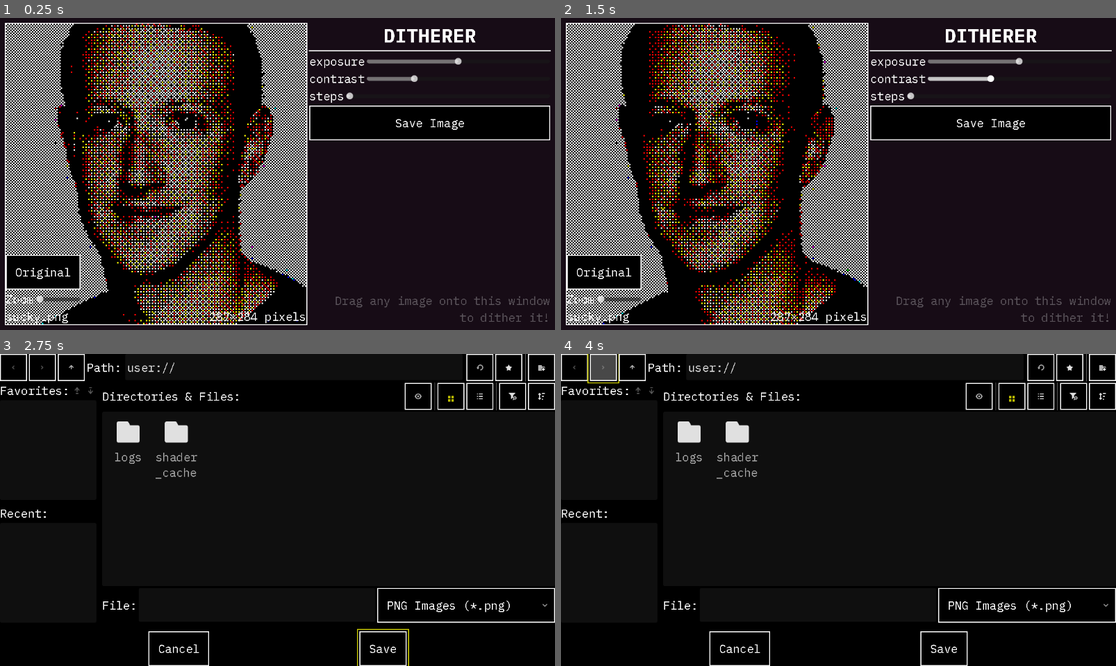
Above: before the commit, frames 1-4 (two rows, left to right).
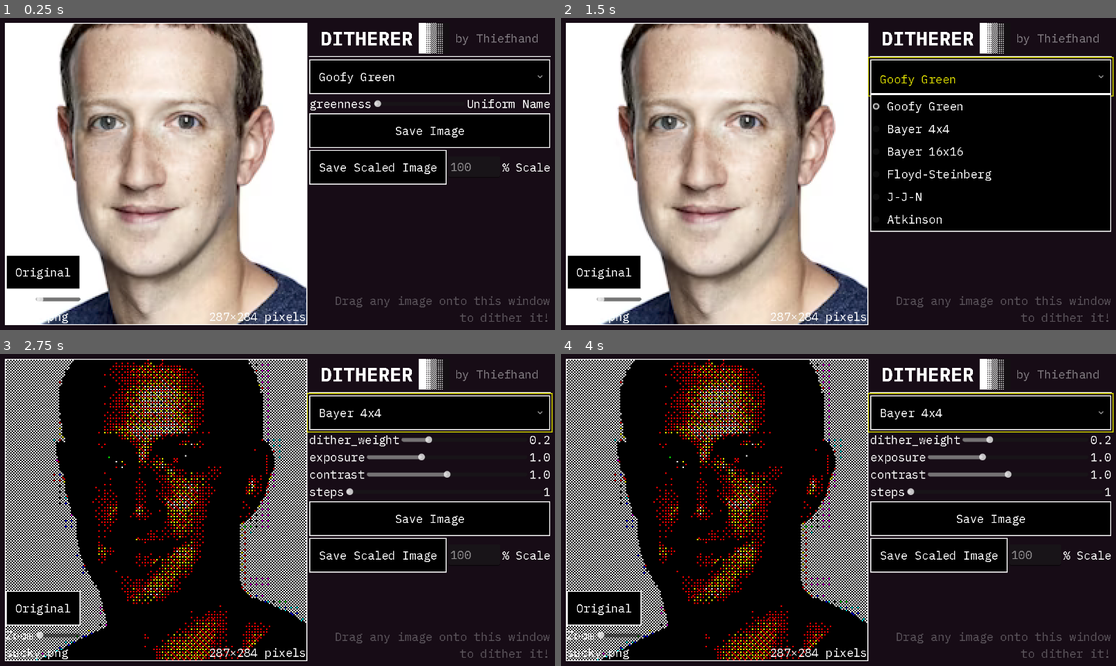
Above: after the commit, the same moments.

Repository: thiefhand/ditherer
Game: Godot game, scene res://ditherer_root.tscn
The game is run twice, just before and just after one commit, with the same random seed, the same clock (stepped at 60 frames per second) and the same inputs.
Inputs (mouse positions are in pixels of both pictures, inside the frame that each line leads up to):
- Up to frame 1 (0.25 s): no input
- Up to frame 2 (1.5 s): click "Original" at 0.5 s; click (988, 77) at 1.25 s, where only the run after the commit has a clickable "Goofy Green"
- Up to frame 3 (2.75 s): click "Save Image" at 2 s
- Up to frame 4 (4 s): click (988, 413) at 2.75 s, where only the run after the commit has a clickable "Bayer 4x4"; click (605, 366) at 3.52 s

The runs differ from the first frame. In frame 1, 50% of the frame differs, in the area x 1-100%, y 1-99%; in frame 2, 50%; in frame 3, 26%; in frame 4, 26%.

Commit message:
[algos] added new algorithms, general polish

Diff:
--- /dev/null
+++ b/main_view/algos/algo.gd
@@ -0,0 +1,37 @@
+extends Resource
+class_name Algo
+
+func quantize(value: float, steps: float) -> float:
+	return floor(value * steps) / steps
+
+func quantize_color(color: Color, steps: float) -> Color:
+	return Color(
+		quantize(color.r, steps),
+		quantize(color.g, steps),
+		quantize(color.b, steps),
+		color.a
+	)
+
+func quantize_bw_color(color: Color) -> Color:
+	if color.r + color.g + color.b > 1.5:
+		return Color.WHITE
+	else:
+		return Color.BLACK
+
+func bw_color(color: Color) -> Color:
+	return Color(
+		(color.r + color.g + color.b) / 3.0,
+		(color.r + color.g + color.b) / 3.0,
+		(color.r + color.g + color.b) / 3.0,
+		color.a
+	)
+
+func adjust_pixel(image: Image, x: int, y: int, amount: Color):
+	if x >= 0 and x < image.get_width() and y >= 0 and y < image.get_height():
+		image.set_pixel(x, y, image.get_pixel(x, y) + amount)
+
+func get_display_name() -> String:
+	return "Algo"
+
+func dither(image: Image) -> Image:
+	return image
--- /dev/null
+++ b/main_view/algos/atkinson.gd
@@ -0,0 +1,25 @@
+extends Algo
+class_name Atkinson
+
+@export_range(1, 10, 1) var steps: int = 1
+
+func get_display_name() -> String:
+	return "Atkinson"
+
+func dither(image: Image) -> Image:
+	var working_image = image.duplicate()
+	for x in range(image.get_width()):
+		for y in range(image.get_height()):
+			var src_color = working_image.get_pixel(x, y)
+			var quant_color = quantize_color(src_color, steps)
+			var error = src_color - quant_color
+
+			working_image.set_pixel(x, y, quant_color)
+			adjust_pixel(working_image, x + 1, y + 0, error * (1.0 / 8.0))
+			adjust_pixel(working_image, x + 2, y + 0, error * (1.0 / 8.0))
+			adjust_pixel(working_image, x - 1, y + 1, error * (1.0 / 8.0))
+			adjust_pixel(working_image, x + 0, y + 1, error * (1.0 / 8.0))
+			adjust_pixel(working_image, x + 1, y + 1, error * (1.0 / 8.0))
+			adjust_pixel(working_image, x + 0, y + 2, error * (1.0 / 8.0))
+
+	return working_image
--- /dev/null
+++ b/main_view/algos/bayer_16.gd
@@ -0,0 +1,57 @@
+extends Algo
+class_name Bayer16
+
+const MATRIX = [
+	0, 128, 32, 160, 8, 136, 40, 168, 2, 130, 34, 162, 10, 138, 42, 170,
+	192, 64, 224, 96, 200, 72, 232, 104, 194, 66, 226, 98, 202, 74, 234, 106,
+	48, 176, 16, 144, 56, 184, 24, 152, 50, 178, 18, 146, 58, 186, 26, 154,
+	240, 112, 208, 80, 248, 120, 216, 88, 242, 114, 210, 82, 250, 122, 218, 90,
+	12, 140, 44, 172, 4, 132, 36, 164, 14, 142, 46, 174, 6, 134, 38, 166,
+	204, 76, 236, 108, 196, 68, 228, 100, 206, 78, 238, 110, 198, 70, 230, 102,
+	60, 188, 28, 156, 52, 180, 20, 148, 62, 190, 30, 158, 54, 182, 22, 150,
+	252, 124, 220, 92, 244, 116, 212, 84, 254, 126, 222, 94, 246, 118, 214, 86,
+	3, 131, 35, 163, 11, 139, 43, 171, 1, 129, 33, 161, 9, 137, 41, 169,
+	195, 67, 227, 99, 203, 75, 235, 107, 193, 65, 225, 97, 201, 73, 233, 105,
+	51, 179, 19, 147, 59, 187, 27, 155, 49, 177, 17, 145, 57, 185, 25, 153,
+	243, 115, 211, 83, 251, 123, 219, 91, 241, 113, 209, 81, 249, 121, 217, 89,
+	15, 143, 47, 175, 7, 135, 39, 167, 13, 141, 45, 173, 5, 133, 37, 165,
+	207, 79, 239, 111, 199, 71, 231, 103, 205, 77, 237, 109, 197, 69, 229, 101,
+	63, 191, 31, 159, 55, 183, 23, 151, 61, 189, 29, 157, 53, 181, 21, 149,
+	255, 127, 223, 95, 247, 119, 215, 87, 253, 125, 221, 93, 245, 117, 213, 85
+]
+
+
+@export_range(0, 1, 0.05) var dither_weight: float = 0.2
+@export_range(0, 3, 0.05) var exposure: float = 1.0
+@export_range(0, 2, 0.05) var contrast: float = 1.0
+@export_range(1, 24, 1) var steps: int = 1
+
+func get_display_name() -> String:
+	return "Bayer 16x16"
+
+func quantize(value: float, steps: float) -> float:
+	return floor(value * steps) / steps
+
+func dither(image: Image) -> Image:
+	var working_image = image.duplicate()
+	for x in range(image.get_width()):
+		for y in range(image.get_height()):
+			var mat_sample = (MATRIX[(y % 16) * 16 + (x % 16)] / 256.0) * 2.0 - 1.0
+			var src_color: Color = image.get_pixel(x, y)
+			src_color = src_color * exposure
+			src_color = Color(
+				pow(src_color.r, contrast),
+				pow(src_color.g, contrast),
+				pow(src_color.b, contrast),
+				src_color.a
+			)
+
+			var dst_color = Color(
+				quantize(src_color.r + mat_sample * dither_weight, steps),
+				quantize(src_color.g + mat_sample * dither_weight, steps),
+				quantize(src_color.b + mat_sample * dither_weight, steps),
+				src_color.a
+			)
+			working_image.set_pixel(x, y, dst_color)
+
+	return working_image
--- /dev/null
+++ b/main_view/algos/bayer_4.gd
@@ -0,0 +1,41 @@
+extends Algo
+class_name Bayer4
+
+const MATRIX = [
+	0, 12, 3, 15,
+	8, 4, 11, 7,
+	2, 14, 1, 13,
+	10, 6, 9, 5
+]
+
+@export_range(0, 1, 0.05) var dither_weight: float = 0.2
+@export_range(0, 3, 0.05) var exposure: float = 1.0
+@export_range(0, 2, 0.05) var contrast: float = 1.0
+@export_range(1, 24, 1) var steps: int = 1
+
+func get_display_name() -> String:
+	return "Bayer 4x4"
+
+func dither(image: Image) -> Image:
+	var working_image = image.duplicate()
+	for x in range(image.get_width()):
+		for y in range(image.get_height()):
+			var mat_sample = (MATRIX[(y % 4) * 4 + (x % 4)] / 16.0) * 2.0 - 1.0
+			var src_color: Color = image.get_pixel(x, y)
+			src_color = src_color * exposure
+			src_color = Color(
+				pow(src_color.r, contrast),
+				pow(src_color.g, contrast),
+				pow(src_color.b, contrast),
+				src_color.a
+			)
+
+			var dst_color = Color(
+				quantize(src_color.r + mat_sample * dither_weight, steps),
+				quantize(src_color.g + mat_sample * dither_weight, steps),
+				quantize(src_color.b + mat_sample * dither_weight, steps),
+				src_color.a
+			)
+			working_image.set_pixel(x, y, dst_color)
+
+	return working_image
--- /dev/null
+++ b/main_view/algos/floyd_steinberg.gd
@@ -0,0 +1,23 @@
+extends Algo
+class_name FloydSteinberg
+
+@export_range(1, 10, 1) var steps: int = 1
+
+func get_display_name() -> String:
+	return "Floyd-Steinberg"
+
+func dither(image: Image) -> Image:
+	var working_image = image.duplicate()
+	for x in range(image.get_width()):
+		for y in range(image.get_height()):
+			var src_color = working_image.get_pixel(x, y)
+			var quant_color = quantize_color(src_color, steps)
+			var error = src_color - quant_color
+
+			working_image.set_pixel(x, y, quant_color)
+			adjust_pixel(working_image, x - 1, y + 1, error * (3.0 / 16.0))
+			adjust_pixel(working_image, x - 0, y + 1, error * (5.0 / 16.0))
+			adjust_pixel(working_image, x + 1, y + 1, error * (1.0 / 16.0))
+			adjust_pixel(working_image, x + 1, y + 0, error * (7.0 / 16.0))
+
+	return working_image
--- /dev/null
+++ b/main_view/algos/goofy_green_algo.gd
@@ -0,0 +1,19 @@
+extends Algo
+class_name GoofyGreenAlgo
+
+@export_range(0, 2, 0.1) var greenness: float = 0
+
+func get_display_name() -> String:
+    return "Goofy Green"
+
+func dither(image: Image) -> Image:
+    var working_image = image.duplicate()
+    for x in range(image.get_width()):
+        for y in range(image.get_height()):
+            var src_color: Color = image.get_pixel(x, y)
+
+            src_color.g += greenness
+
+            working_image.set_pixel(x, y, src_color)
+
+    return working_image
--- /dev/null
+++ b/main_view/algos/jjn.gd
@@ -0,0 +1,31 @@
+extends Algo
+class_name JJN
+
+@export_range(1, 10, 1) var steps: int = 1
+
+func get_display_name() -> String:
+	return "J-J-N"
+
+func dither(image: Image) -> Image:
+	var working_image = image.duplicate()
+	for x in range(image.get_width()):
+		for y in range(image.get_height()):
+			var src_color = working_image.get_pixel(x, y)
+			var quant_color = quantize_color(src_color, steps)
+			var error = src_color - quant_color
+
+			working_image.set_pixel(x, y, quant_color)
+			adjust_pixel(working_image, x + 1, y + 0, error * (7.0 / 48.0))
+			adjust_pixel(working_image, x + 2, y + 0, error * (5.0 / 48.0))
+			adjust_pixel(working_image, x - 2, y + 1, error * (3.0 / 48.0))
+			adjust_pixel(working_image, x - 1, y + 1, error * (5.0 / 48.0))
+			adjust_pixel(working_image, x - 0, y + 1, error * (7.0 / 48.0))
+			adjust_pixel(working_image, x + 1, y + 1, error * (5.0 / 48.0))
+			adjust_pixel(working_image, x + 2, y + 1, error * (3.0 / 48.0))
+			adjust_pixel(working_image, x - 2, y + 2, error * (1.0 / 48.0))
+			adjust_pixel(working_image, x - 1, y + 2, error * (3.0 / 48.0))
+			adjust_pixel(working_image, x - 0, y + 2, error * (5.0 / 48.0))
+			adjust_pixel(working_image, x + 1, y + 2, error * (3.0 / 48.0))
+			adjust_pixel(working_image, x + 2, y + 2, error * (1.0 / 48.0))
+
+	return working_image
--- a/main_view/float_uniform_control.gd
+++ b/main_view/float_uniform_control.gd
@@ -1,6 +1,7 @@
 extends UniformControl
 
 @export var name_label: Label
+@export var value_label: Label
 @export var slider: HSlider
 
 func _ready() -> void:
@@ -12,6 +13,7 @@
 func set_uniform_value(value: Variant):
 	if value:
 		slider.value = value
+		value_label.text = str(value)
 
 func set_uniform_hint(hint: int, hint_string: String):
 	match hint:
@@ -19,7 +21,9 @@
 			var bounds = hint_string.split_floats(",", false)
 			slider.min_value = bounds[0]
 			slider.max_value = bounds[1]
-			slider.step = bounds[2]
+			if bounds.size() > 2:
+				slider.step = bounds[2]
 
 func _on_value_changed(value: float):
 	uniform_value_changed.emit(value)
+	value_label.text = str(value)
--- a/main_view/float_uniform_control.tscn
+++ b/main_view/float_uniform_control.tscn
@@ -3,12 +3,13 @@
 [ext_resource type="Theme" uid="uid://dga63ewni6evh" path="res://ui/meta_menu_theme.tres" id="1_ui1i6"]
 [ext_resource type="Script" uid="uid://cadfu5h8ckceg" path="res://main_view/float_uniform_control.gd" id="2_qkebx"]
 
-[node name="FloatUniformControl" type="HBoxContainer" node_paths=PackedStringArray("name_label", "slider")]
+[node name="FloatUniformControl" type="HBoxContainer" node_paths=PackedStringArray("name_label", "value_label", "slider")]
 offset_right = 185.0
 offset_bottom = 32.0
 theme = ExtResource("1_ui1i6")
 script = ExtResource("2_qkebx")
 name_label = NodePath("Label")
+value_label = NodePath("Value")
 slider = NodePath("HSlider")
 
 [node name="Label" type="Label" parent="."]
@@ -19,3 +20,7 @@
 layout_mode = 2
 size_flags_horizontal = 3
 size_flags_vertical = 1
+
+[node name="Value" type="Label" parent="."]
+layout_mode = 2
+text = "Uniform Name"
--- a/main_view/main_view.gd
+++ b/main_view/main_view.gd
@@ -6,71 +6,70 @@
 @export var show_original_button: BaseButton
 @export var dithered_sprite: Sprite2D
 @export var save_button: BaseButton
+@export var save_scaled_button: BaseButton
+@export var scale_input: TextEdit
 @export var settings_container: Control
 @export var control_types: Dictionary[Variant.Type, PackedScene]
 @export var viewport: SubViewport
 @export var file_dialog: FileDialog
+@export var current_algo: Algo
+@export var algos: Array[Algo]
+@export var algo_option_button: OptionButton
 
-var _dither_material: ShaderMaterial
+var _base_image: Image
+var _base_image_path: String
 
 func _ready() -> void:
 	get_viewport().files_dropped.connect(on_files_dropped)
 	save_button.pressed.connect(_on_save_pressed)
+	save_scaled_button.pressed.connect(_on_save_scaled_pressed)
 	zoom_slider.value_changed.connect(_on_zoom_slider_value_changed)
 	zoom_slider.value = dithered_sprite.scale.x
 	show_original_button.button_down.connect(_on_show_original_state_changed.bind(true))
 	show_original_button.button_up.connect(_on_show_original_state_changed.bind(false))
 
-	load_texture("sucky.png", load("res://main_view/sucky.png"))
+	load_base_image("sucky.png", load("res://main_view/sucky.png").get_image())
+	set_image_to_base()
 
-	_generate_settings()
+	for algo in algos:
+		algo_option_button.add_item(algo.get_display_name())
+	algo_option_button.item_selected.connect(_on_item_selected)
+	_on_item_selected(0)
 
-	file_dialog.connect("file_selected", _on_file_selected)
+	set_image(_base_image_path, _run_algo())
 
-func load_texture(image_path: String, texture: Texture2D):
+func load_base_image(image_path: String, image: Image):
+	_base_image_path = image_path
+	_base_image = image
+
+func set_image_to_base():
+	set_image(_base_image_path, _base_image)
+
+func set_image(image_path: String, image: Image):
 	image_path_label.text = image_path
-	dithered_sprite.texture = texture
-	image_info_label.text = str(int(texture.get_size().x)) + "×" + str(int(texture.get_size().y)) + " pixels"
+	dithered_sprite.texture = ImageTexture.create_from_image(image)
+	image_info_label.text = str(int(image.get_size().x)) + "×" + str(int(image.get_size().y)) + " pixels"
 
 func _generate_settings():
-	var shad_mat: ShaderMaterial = dithered_sprite.material as ShaderMaterial
-	for uniform in shad_mat.shader.get_shader_uniform_list():
-		print(uniform)
+	for child in settings_container.get_children():
+		child.queue_free()
 
+	for uniform in current_algo.get_property_list():
 		if control_types.has(uniform["type"]):
 			var control_scene = control_types[uniform["type"]]
 			var control: UniformControl = control_scene.instantiate()
 
 			control.set_uniform_name(uniform["name"])
 			control.set_uniform_hint(uniform["hint"], uniform["hint_string"])
-			control.set_uniform_value(shad_mat.get_shader_parameter(uniform["name"]))
+			control.set_uniform_value(current_algo.get(uniform["name"]))
 			control.uniform_value_changed.connect(_on_control_uniform_value_changed.bind(uniform["name"]))
 
 			settings_container.add_child(control)
 
-# func do_dither():
-# 	var spr_w = dithered_sprite.texture.get_width()
-# 	var spr_h = dithered_sprite.texture.get_height()
+func _run_algo() -> Image:
+	return current_algo.dither(_base_image)
 
-# 	dithered_sprite.scale = Vector2.ONE
-# 	await RenderingServer.frame_post_draw
-# 	var src_img = viewport.get_texture().get_image()
-# 	src_img.save_png("user://source.png")
-# 	var src_rect = Rect2i(
-# 		float(src_img.get_width()) / 2.0 - float(spr_w) / 2.0,
-# 		float(src_img.get_height()) / 2.0 - float(spr_h) / 2.0,
-# 		spr_w, spr_h
-# 	)
-# 	print(src_rect)
-# 	var dst_img = Image.create(spr_w, spr_h, false, src_img.get_format())
-# 	dst_img.blit_rect(src_img, src_rect, Vector2i.ZERO)
-# 	dst_img.save_png("user://dest.png")
-# 	load_texture("the ether", ImageTexture.create_from_image(dst_img))
-
-# func _on_dither_pressed():
-# 	do_dither()
-
-func save_to_png(path: String):
+func save_to_png(path: String, scale: float = 1.0):
 	var spr_w = dithered_sprite.texture.get_width()
 	var spr_h = dithered_sprite.texture.get_height()
 	var og_scale = dithered_sprite.scale
@@ -85,6 +84,7 @@
 	)
 	var dst_img = Image.create(spr_w, spr_h, false, src_img.get_format())
 	dst_img.blit_rect(src_img, src_rect, Vector2i.ZERO)
+	dst_img.resize(dst_img.get_width() * scale, dst_img.get_height() * scale, Image.INTERPOLATE_NEAREST)
 
 	dst_img.save_png(path)
 
@@ -96,24 +96,52 @@
 	file_dialog.size = get_viewport_rect().size
 	file_dialog.show()
 
-func _on_file_selected(path: String):
+	var path = await file_dialog.file_selected
+
 	file_dialog.hide()
-
 	save_to_png(path)
 
+func _on_save_scaled_pressed():
+	file_dialog.filters = ["*.png ; PNG Images"]
+	file_dialog.title = "Save PNG (Scaled)"
+	file_dialog.size = get_viewport_rect().size
+	file_dialog.show()
+
+	var path = await file_dialog.file_selected
+
+	file_dialog.hide()
+	if scale_input.text.is_empty():
+		save_to_png(path, 1.0)
+	else:
+		save_to_png(path, int(scale_input.text) / 100.0)
+
 func _on_control_uniform_value_changed(value: Variant, name: String):
-	(dithered_sprite.material as ShaderMaterial).set_shader_parameter(name, value)
+	# (dithered_sprite.material as ShaderMaterial).set_shader_parameter(name, value)
+	current_algo.set(name, value)
+
+	set_image(_base_image_path, _run_algo())
 
 func _on_zoom_slider_value_changed(value: float):
 	dithered_sprite.scale = Vector2.ONE * value
 
 func _on_show_original_state_changed(pressed: bool):
 	if pressed:
-		_dither_material = dithered_sprite.material.duplicate()
-		dithered_sprite.material = null
+		set_image_to_base()
 	else:
-		dithered_sprite.material = _dither_material
+		set_image(_base_image_path, _run_algo())
 
 func on_files_dropped(files: PackedStringArray):
 	var file = files[0]
-	load_texture(file, ImageTexture.create_from_image(Image.load_from_file(file)))
+	load_base_image(file, Image.load_from_file(file))
+	set_image_to_base()
+
+func _on_item_selected(index: int):
+	var display_name = algo_option_button.get_item_text(index)
+
+	for algo in algos:
+		if algo.get_display_name() == display_name:
+			current_algo = algo
+			set_image(_base_image_path, _run_algo())
+			_generate_settings()
+
+			return
--- a/main_view/main_view.tscn
+++ b/main_view/main_view.tscn
@@ -1,18 +1,53 @@
-[gd_scene load_steps=9 format=3 uid="uid://dou16yuhswxh"]
+[gd_scene load_steps=23 format=3 uid="uid://dou16yuhswxh"]
 
 [ext_resource type="Theme" uid="uid://dga63ewni6evh" path="res://ui/meta_menu_theme.tres" id="1_oqftn"]
 [ext_resource type="Script" uid="uid://b8p87woet7xat" path="res://main_view/main_view.gd" id="2_hympp"]
 [ext_resource type="Texture2D" uid="uid://ca6cxdwd4ifwq" path="res://main_view/sucky.png" id="2_y23rn"]
-[ext_resource type="Material" uid="uid://cojv2vsqo3inn" path="res://main_view/dither_mat.tres" id="3_kyf05"]
 [ext_resource type="PackedScene" uid="uid://ssk1xfvkor05" path="res://main_view/float_uniform_control.tscn" id="3_pwtt8"]
+[ext_resource type="Script" uid="uid://b847bwax7bl11" path="res://main_view/algos/bayer_16.gd" id="4_afxnm"]
+[ext_resource type="Script" uid="uid://cssjfsbyi45nq" path="res://main_view/algos/goofy_green_algo.gd" id="4_f2mg0"]
+[ext_resource type="Script" uid="uid://bamvcja8hatw7" path="res://main_view/algos/algo.gd" id="5_tn5o1"]
 [ext_resource type="Script" uid="uid://dhy41ston6oim" path="res://main_view/viewport_tex.gd" id="6_afxnm"]
+[ext_resource type="Script" uid="uid://ck1rkis164r8t" path="res://main_view/algos/bayer_4.gd" id="7_ewfra"]
+[ext_resource type="Script" uid="uid://bsaj262vve8pv" path="res://main_view/algos/floyd_steinberg.gd" id="8_ewfra"]
+[ext_resource type="Script" uid="uid://brpg6nfy5ssfe" path="res://main_view/algos/jjn.gd" id="9_l1qt5"]
+[ext_resource type="Script" uid="uid://viuxfndhw5bv" path="res://main_view/algos/atkinson.gd" id="10_sy3ps"]
+[ext_resource type="Texture2D" uid="uid://dy1haj45ireto" path="res://icon.png" id="13_gcx80"]
+
+[sub_resource type="Resource" id="Resource_f2mg0"]
+script = ExtResource("4_afxnm")
+metadata/_custom_type_script = "uid://b847bwax7bl11"
+
+[sub_resource type="Resource" id="Resource_l1qt5"]
+script = ExtResource("4_f2mg0")
+metadata/_custom_type_script = "uid://cssjfsbyi45nq"
+
+[sub_resource type="Resource" id="Resource_sy3ps"]
+script = ExtResource("7_ewfra")
+metadata/_custom_type_script = "uid://ck1rkis164r8t"
+
+[sub_resource type="Resource" id="Resource_gcx80"]
+script = ExtResource("4_afxnm")
+metadata/_custom_type_script = "uid://b847bwax7bl11"
+
+[sub_resource type="Resource" id="Resource_gjjxo"]
+script = ExtResource("8_ewfra")
+metadata/_custom_type_script = "uid://bsaj262vve8pv"
+
+[sub_resource type="Resource" id="Resource_x6eeh"]
+script = ExtResource("9_l1qt5")
+metadata/_custom_type_script = "uid://brpg6nfy5ssfe"
+
+[sub_resource type="Resource" id="Resource_jq012"]
+script = ExtResource("10_sy3ps")
+metadata/_custom_type_script = "uid://viuxfndhw5bv"
 
 [sub_resource type="ViewportTexture" id="ViewportTexture_y23rn"]
 viewport_path = NodePath("SubViewport")
 
 [sub_resource type="StyleBoxEmpty" id="StyleBoxEmpty_afxnm"]
 
-[node name="MainView" type="Control" node_paths=PackedStringArray("image_info_label", "image_path_label", "zoom_slider", "show_original_button", "dithered_sprite", "save_button", "settings_container", "viewport", "file_dialog")]
+[node name="MainView" type="Control" node_paths=PackedStringArray("image_info_label", "image_path_label", "zoom_slider", "show_original_button", "dithered_sprite", "save_button", "save_scaled_button", "scale_input", "settings_container", "viewport", "file_dialog", "algo_option_button")]
 layout_mode = 3
 anchors_preset = 15
 anchor_right = 1.0
@@ -27,12 +62,18 @@
 show_original_button = NodePath("HBoxContainer/PanelContainer/VBoxContainer/ShowOriginalButton")
 dithered_sprite = NodePath("SubViewport/DitheredSprite")
 save_button = NodePath("HBoxContainer/SettingsContainer/SaveButton")
+save_scaled_button = NodePath("HBoxContainer/SettingsContainer/HBoxContainer/SaveScaledButton")
+scale_input = NodePath("HBoxContainer/SettingsContainer/HBoxContainer/ScaleInput")
 settings_container = NodePath("HBoxContainer/SettingsContainer/SettingsContainer")
 control_types = Dictionary[int, PackedScene]({
+2: ExtResource("3_pwtt8"),
 3: ExtResource("3_pwtt8")
 })
 viewport = NodePath("SubViewport")
 file_dialog = NodePath("FileDialog")
+current_algo = SubResource("Resource_f2mg0")
+algos = Array[ExtResource("5_tn5o1")]([SubResource("Resource_l1qt5"), SubResource("Resource_sy3ps"), SubResource("Resource_gcx80"), SubResource("Resource_gjjxo"), SubResource("Resource_x6eeh"), SubResource("Resource_jq012")])
+algo_option_button = NodePath("HBoxContainer/SettingsContainer/AlgoOptionButton")
 
 [node name="SubViewport" type="SubViewport" parent="."]
 transparent_bg = true
@@ -43,7 +84,6 @@
 [node name="DitheredSprite" type="Sprite2D" parent="SubViewport"]
 texture_filter = 1
 texture_repeat = 1
-material = ExtResource("3_kyf05")
 scale = Vector2(3, 3)
 texture = ExtResource("2_y23rn")
 
@@ -106,13 +146,33 @@
 custom_minimum_size = Vector2(500, 0)
 layout_mode = 2
 
-[node name="Label" type="Label" parent="HBoxContainer/SettingsContainer"]
+[node name="HBoxContainer2" type="HBoxContainer" parent="HBoxContainer/SettingsContainer"]
+layout_mode = 2
+theme_override_constants/separation = 12
+alignment = 1
+
+[node name="Label" type="Label" parent="HBoxContainer/SettingsContainer/HBoxContainer2"]
 layout_mode = 2
 theme_type_variation = &"HeaderLarge"
 text = "DITHERER"
 horizontal_alignment = 1
 
+[node name="TextureRect" type="TextureRect" parent="HBoxContainer/SettingsContainer/HBoxContainer2"]
+custom_minimum_size = Vector2(64, 64)
+layout_mode = 2
+texture = ExtResource("13_gcx80")
+expand_mode = 2
+stretch_mode = 4
+
+[node name="Label2" type="Label" parent="HBoxContainer/SettingsContainer/HBoxContainer2"]
+layout_mode = 2
+theme_override_colors/font_color = Color(1, 1, 1, 0.4627451)
+text = "by Thiefhand"
+
 [node name="HSeparator" type="HSeparator" parent="HBoxContainer/SettingsContainer"]
+layout_mode = 2
+
+[node name="AlgoOptionButton" type="OptionButton" parent="HBoxContainer/SettingsContainer"]
 layout_mode = 2
 
 [node name="SettingsContainer" type="VBoxContainer" parent="HBoxContainer/SettingsContainer"]
@@ -122,6 +182,26 @@
 layout_mode = 2
 tooltip_text = "Save the image to your computer."
 text = "Save Image"
+
+[node name="HBoxContainer" type="HBoxContainer" parent="HBoxContainer/SettingsContainer"]
+layout_mode = 2
+
+[node name="SaveScaledButton" type="Button" parent="HBoxContainer/SettingsContainer/HBoxContainer"]
+layout_mode = 2
+tooltip_text = "Save the image to your computer."
+text = "Save Scaled Image"
+
+[node name="ScaleInput" type="TextEdit" parent="HBoxContainer/SettingsContainer/HBoxContainer"]
+custom_minimum_size = Vector2(0, 45)
+layout_mode = 2
+size_flags_horizontal = 3
+size_flags_vertical = 4
+placeholder_text = "100"
+
+[node name="Label" type="Label" parent="HBoxContainer/SettingsContainer/HBoxContainer"]
+custom_minimum_size = Vector2(30, 0)
+layout_mode = 2
+text = "% Scale"
 
 [node name="HSeparator2" type="HSeparator" parent="HBoxContainer/SettingsContainer"]
 layout_mode = 2
--- a/project.godot
+++ b/project.godot
@@ -10,10 +10,11 @@
 
 [application]
 
-config/name="ditherer"
+config/name="Ditherer"
+config/description="s"
 run/main_scene="uid://bm6b6nyt3mcbk"
 config/features=PackedStringArray("4.5", "Forward Plus")
-config/icon="res://icon.svg"
+config/icon="uid://dy1haj45ireto"
 
 [display]
 
Binary file added: icon.png
Not shown, added: icon.png.import
Not shown, added: main_view/algos/algo.gd.uid
Not shown, added: main_view/algos/atkinson.gd.uid
Not shown, added: main_view/algos/bayer_16.gd.uid
Not shown, added: main_view/algos/bayer_4.gd.uid
Not shown, added: main_view/algos/floyd_steinberg.gd.uid
Not shown, added: main_view/algos/goofy_green_algo.gd.uid
Not shown, added: main_view/algos/jjn.gd.uid
